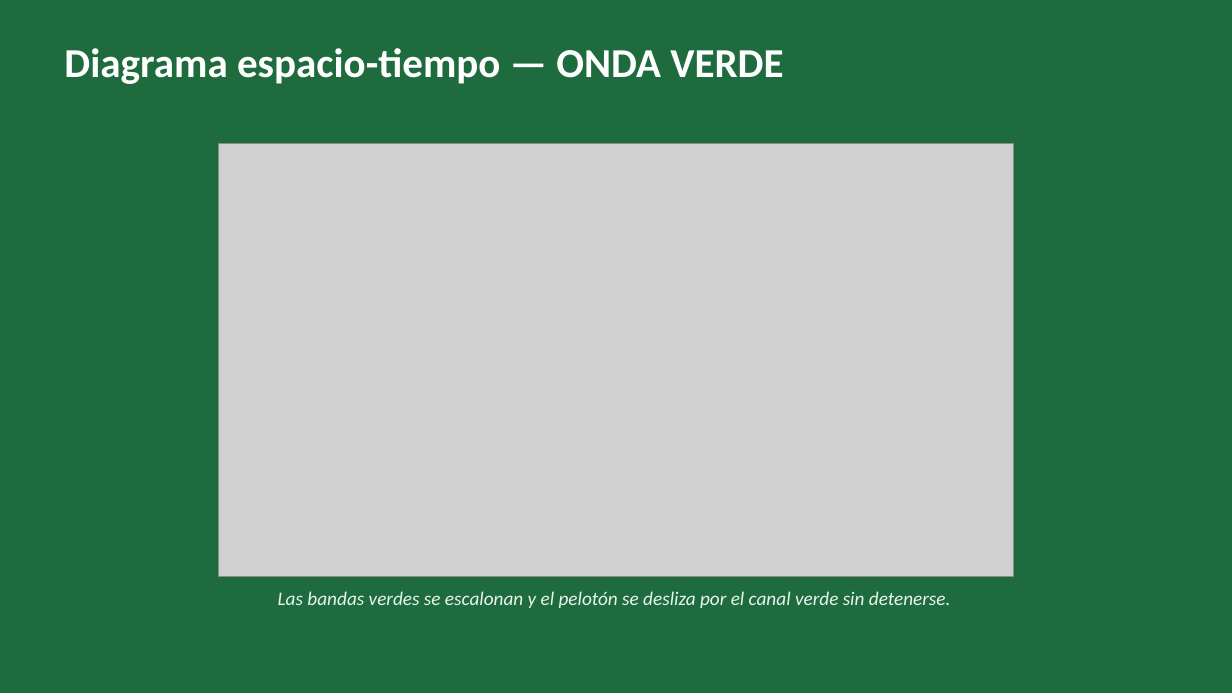
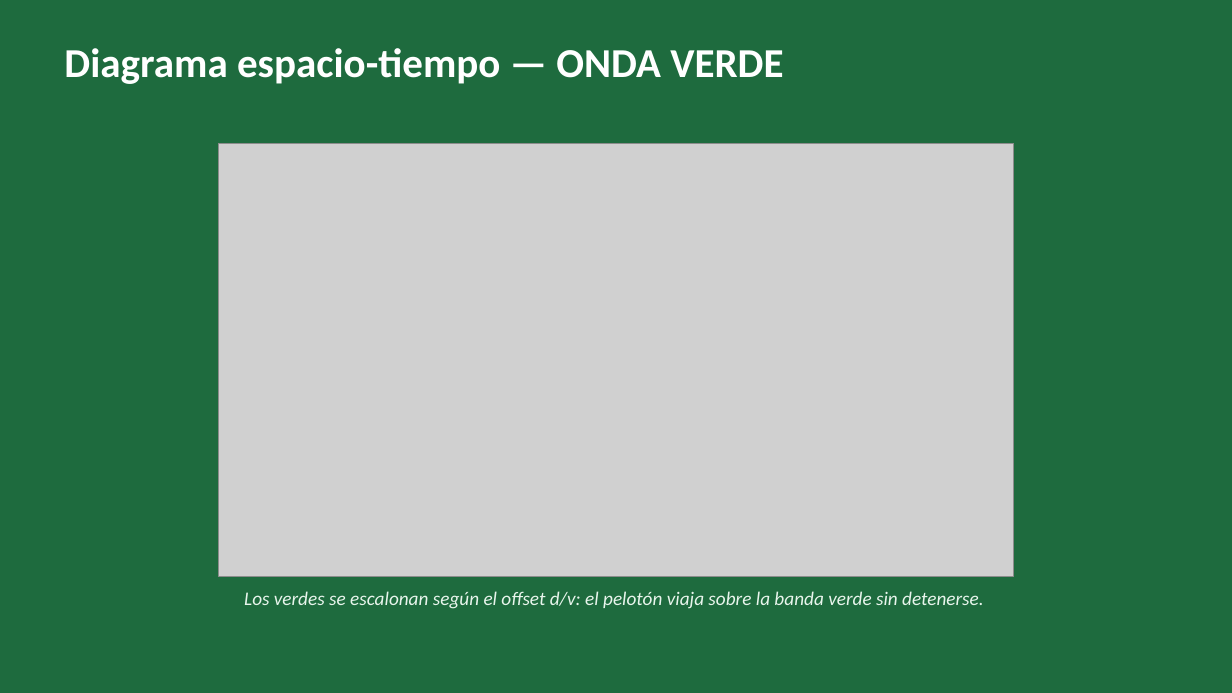
Before and after one commit to gartalao/agentes, a slide deck: slide 12 of documentacion/Presentacion_Final_OndaVerde.pptx. Drawn at 1232x693 pixels with LibreOffice and Linux fonts; fonts in the diff are those of the drawing; grey boxes stand for pictures. Boxes give left, top, right and bottom in pixels: in the first picture for what was removed or moved away, otherwise in the second. Text is boxed around its words. In the diff, an @@ line names an element or a change of style, - is before the commit and + after.

Commit message:
Control adaptativo (Q-learning) en los 3 cruces, semaforos en su posicion real, diagramas espacio-tiempo de onda verde y reporte/presentacion actualizados

```diff
--- a/documentacion/Presentacion_Final_OndaVerde.pptx
+++ b/documentacion/Presentacion_Final_OndaVerde.pptx
@@ text at <box>244,591,984,609</box>: text changed @@
-Las bandas verdes se escalonan y el pelotón se desliza por el canal verde sin detenerse.
+Los verdes se escalonan según el offset d/v: el pelotón viaja sobre la banda verde sin detenerse.
```
Also in this commit, not shown: 2 other slides changed, 23 other files.
